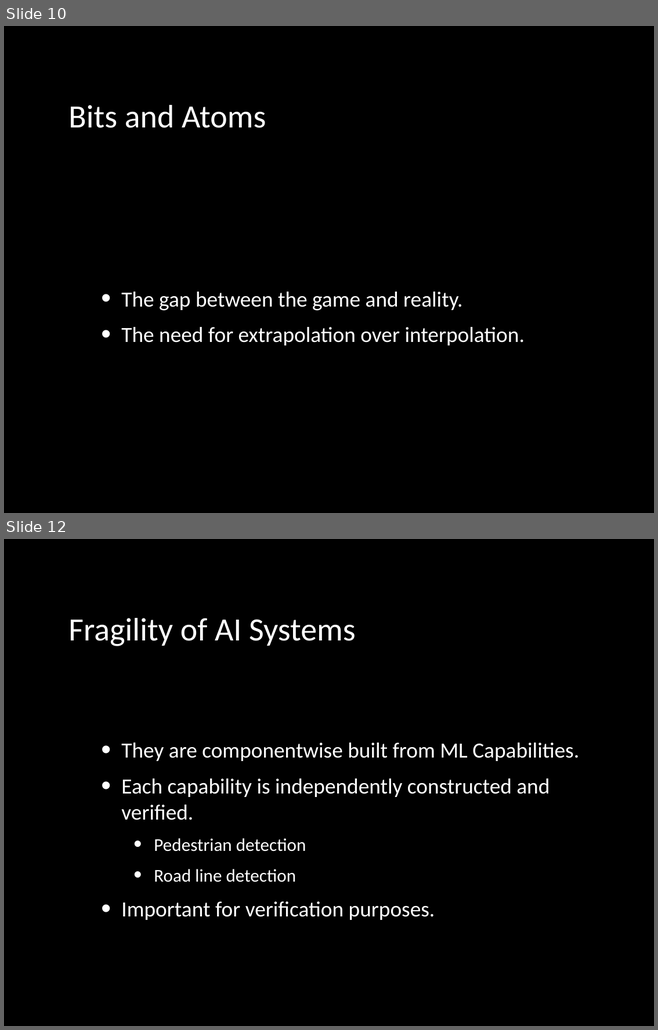
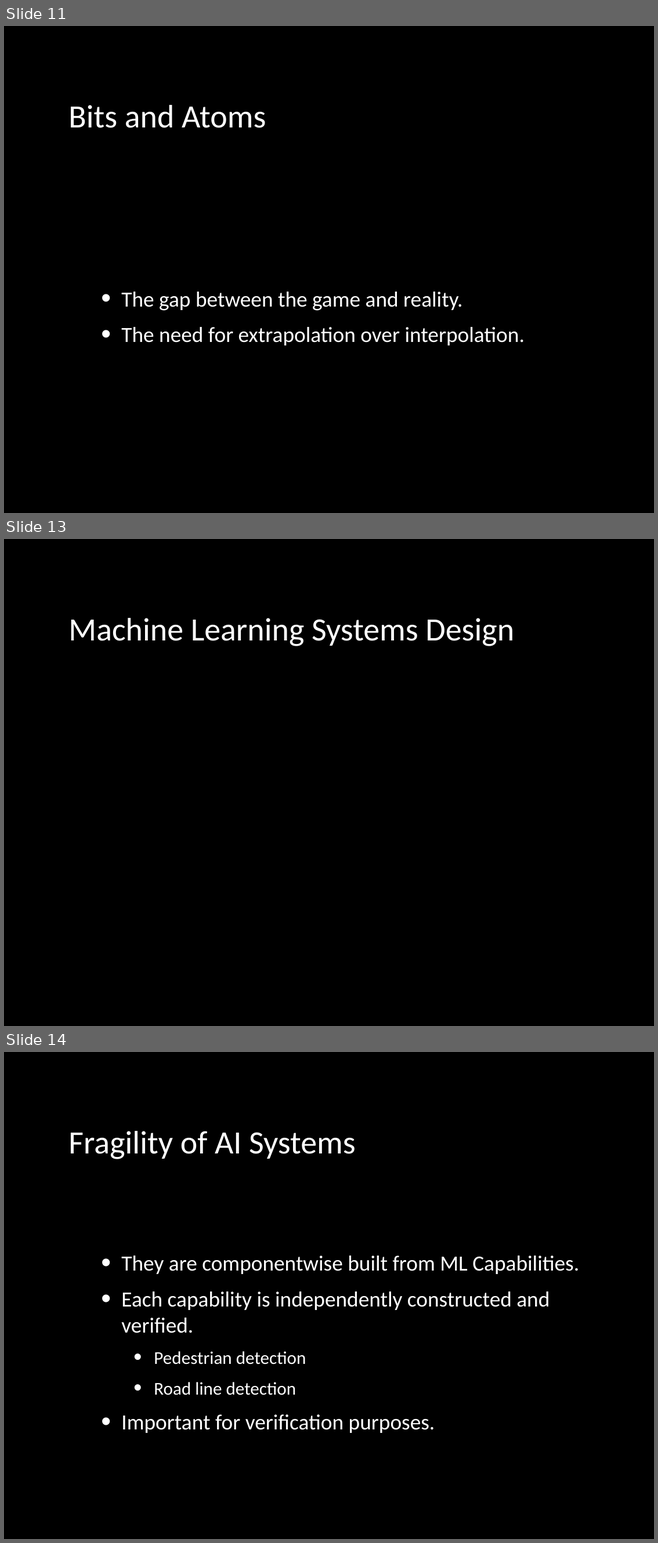
Before and after one commit to lawrennd/slides, a slide deck: 2019-09-20-machine-learning-systems-design.pptx. Shown one above the other, each under a label of ours: slides 10 and 12 before the commit, slides 11, 13 and 14 after it; the slides between them are not shown. The pictures are 658x1030 and 658x1543 pixels, drawn with LibreOffice and Linux fonts; fonts in the diff are those of the drawing. Boxes give left, top, right and bottom in pixels: in the first picture for what was removed or moved away, otherwise in the second. Text is boxed around its words. In the diff, an @@ line names an element or a change of style, - is before the commit and + after.

Commit message:
Update talks for deep learning summit.

```diff
--- a/2019-09-20-machine-learning-systems-design.pptx
+++ b/2019-09-20-machine-learning-systems-design.pptx
@@ slide 13 added at (4, 539, 654, 1026), background #000000 @@
@@ title added at (68, 618, 514, 646), 36 pt, text gradient #FFFFFF to #BFBFBF @@
+Machine Learning Systems Design
@@ what was slide 10 is now slide 11 @@
@@ what was slide 12 is now slide 14 @@
```
Also in this commit, not shown: 2 slides changed, 18 other slides added, 4 slides removed, 1 other file.
